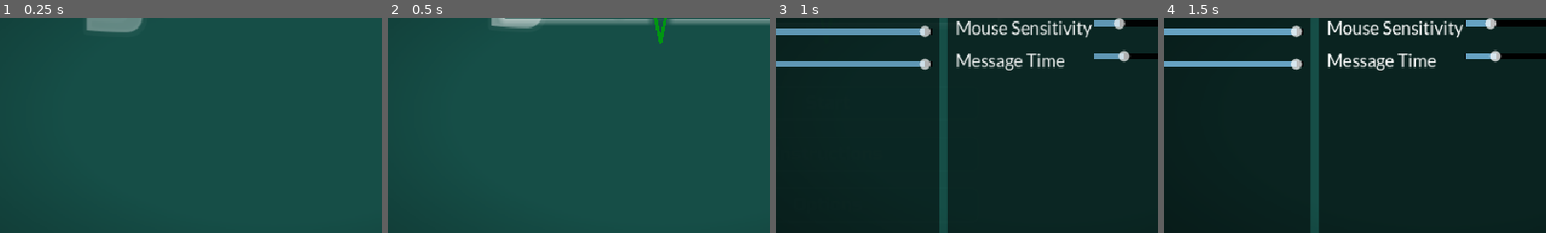
Above: before the commit, frames 1-4 (left to right).
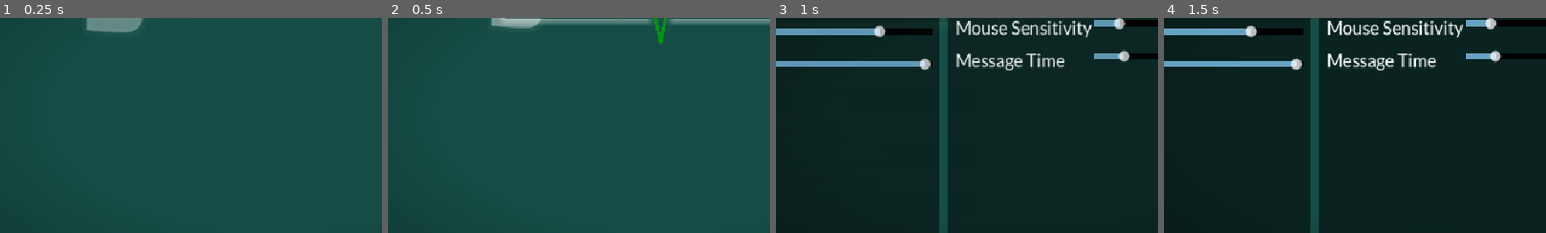
Above: after the commit, the same moments.

Repository: hawkstein/ludum-dare-60-old-tech
Game: Godot game, scene res://screens/main_menu.tscn
Same seed, same stepped clock (60 frames per second), same inputs: the game is played once before the commit and once after it.
Inputs (mouse positions are % of the whole screen's width and height, from its top left):
- Up to frame 1 (0.25 s): no input
- Up to frame 2 (0.5 s): no input
- Up to frame 3 (1 s): tap Enter at 0.5 s; move the mouse to (45, 70) at 0.52 s; hold W (Up) from 0.53 s (still down); hold Space (Pager) from 0.53 s (still down); click (45, 70) at 0.67 s
- Up to frame 4 (1.5 s): keep holding W (Up); move the mouse to (80, 65) at 1.27 s; release Space (Pager) at 1.28 s
The pictures show only the part of the screen within x 14-64%, y 28-78%; the shares and areas given below are measured in that part.

Frames 1-2 are identical in both runs. In frame 3, 0.5% of the frame differs, in the area x 25-41%, y 3-9%; in frame 4, 0.6%, in the area x 21-37%, y 3-9%.

Commit message:
fix: reduce bg music volume and add final loop

Diff:
--- a/utils/config/audio_data.gd
+++ b/utils/config/audio_data.gd
@@ -6,7 +6,7 @@
 		master_volume = volume
 		AudioManager.set_master_volume(volume)
 
-var sfx_volume := 1.0:
+var sfx_volume := 0.7:
 	set(volume):
 		sfx_volume = volume
 		AudioManager.set_sfx_volume(volume)
Not shown, changed: assets/music/pager-panic-music.ogg.import
Not shown, changed: assets/music/pager-panic-music.ogg
